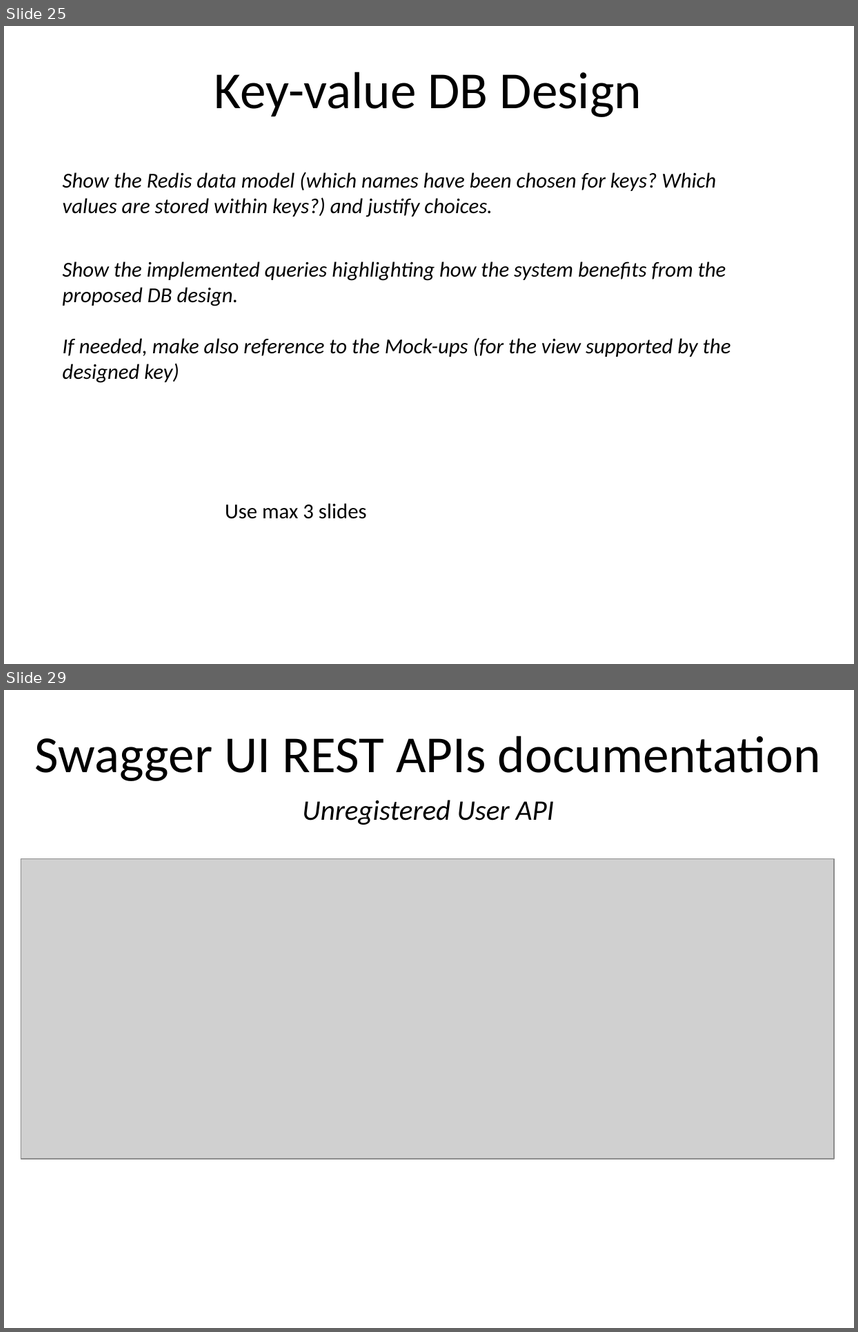
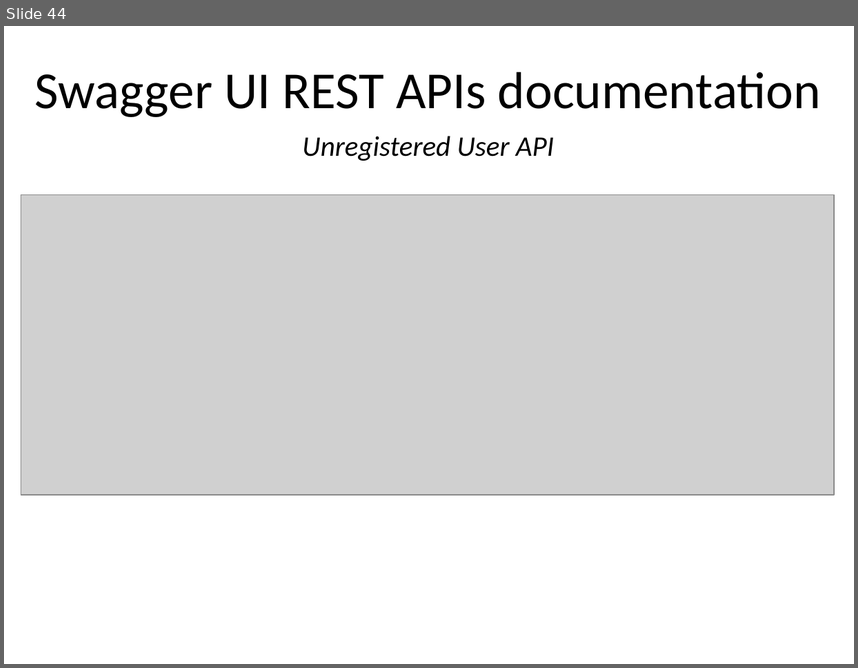
Before and after one commit to Arzazrel/Project_LSMSDB_25, a slide deck: documentation/Project_Presentation_MyFuture_Diana.pptx. Shown one above the other, each under a label of ours: slides 25 and 29 before the commit, slide 44 after it; the slides between them are not shown. The pictures are 858x1332 and 858x668 pixels, drawn with LibreOffice and Linux fonts; fonts in the diff are those of the drawing; grey boxes stand for pictures; background and template pictures are left out. Boxes give left, top, right and bottom in pixels: in the first picture for what was removed or moved away, otherwise in the second. Text is boxed around its words. In the diff, an @@ line names an element or a change of style, - is before the commit and + after.

```diff
--- a/documentation/Project_Presentation_MyFuture_Diana.pptx
+++ b/documentation/Project_Presentation_MyFuture_Diana.pptx
@@ slide 25 removed at (4,26,854,664), background #FFFFFF @@
@@ title removed at (214,72,642,117) @@
-Key-value DB Design
@@ text removed at (63,172,716,216) @@
-Show the Redis data model (which names have been chosen for keys? Which values are stored within keys?) and justify choices.
@@ text removed at (63,261,731,383) @@
-Show the implemented queries highlighting how the system benefits from the proposed DB design.
-If needed, make also reference to the Mock-ups (for the view supported by the designed key)
@@ text removed at (225,503,367,519) @@
-Use max 3 slides
@@ what was slide 29 is now slide 44 @@
```
Also in this commit, not shown: 7 slides changed, 37 slides added, 18 other slides removed, 2 other files.
